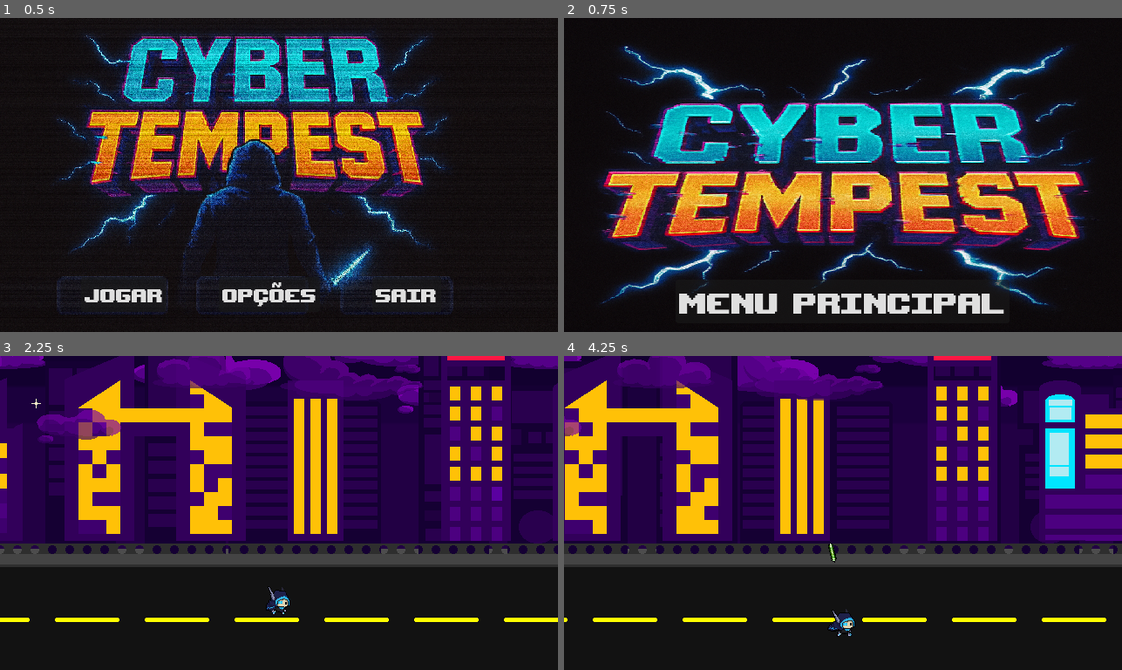
Above: before the commit, frames 1-4 (two rows, left to right).
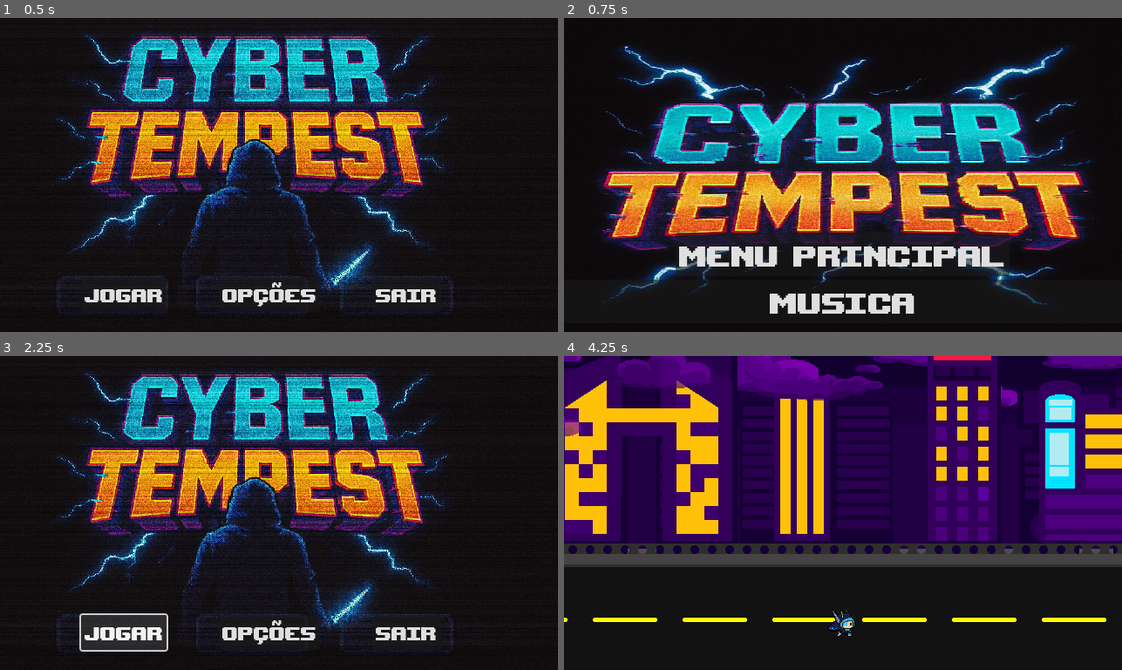
Above: after the commit, the same moments.

Repository: Tomaz-Arlindo/Godot-Survivors
Game: Godot game, scene res://menus/Orquestrador.tscn
Same seed, same stepped clock (60 frames per second), same inputs: the game is played once before the commit and once after it. Sound files missing from this copy of the repository are replaced by a short silence.
Inputs (mouse positions are in pixels of both pictures, inside the frame that each line leads up to):
- Up to frame 1 (0.5 s): no input
- Up to frame 2 (0.75 s): click (843, 300) at 0.5 s, where only the run after the commit has a clickable "musica"
- Up to frame 3 (2.25 s): click "Menu Principal" at 1.25 s; click "jogar" at 2 s
- Up to frame 4 (4.25 s): hold D (right) 2.78-3.53 s; hold S (down) from 3.53 s (still down)

Frame 1 is identical in both runs. In frame 2, 7.3% of the frame differs, in the area x 6-87%, y 68-95%; in frame 3, 70%, in the area x 0-100%, y 0-95%; in frame 4, less than 0.1%.

Commit message:
adicionando Musica, sfx e botao musica

Diff:
--- a/Player/Attack/spear.tscn
+++ b/Player/Attack/spear.tscn
@@ -2,7 +2,7 @@
 
 [ext_resource type="Texture2D" uid="uid://dfvx6aoywyla7" path="res://Textures/Items/spear.png" id="1_4eukt"]
 [ext_resource type="Script" uid="uid://ceahh12hsfogy" path="res://Player/Attack/spear.gd" id="1_811t3"]
-[ext_resource type="AudioStream" uid="uid://bfx1hw78ojrkq" path="res://Audio/SoundEffect/spear.mp3" id="3_fehy6"]
+[ext_resource type="AudioStream" uid="uid://go5twp542cx6" path="res://Audio/SoundEffect/laser-shot.mp3" id="3_fehy6"]
 
 [sub_resource type="RectangleShape2D" id="RectangleShape2D_811t3"]
 size = Vector2(7.07107, 24.0416)
@@ -20,7 +20,6 @@
 [node name="CollisionShape2D" type="CollisionShape2D" parent="."]
 position = Vector2(-0.499999, -0.5)
 rotation = -0.785398
-scale = Vector2(1, 1)
 shape = SubResource("RectangleShape2D_811t3")
 
 [node name="Timer" type="Timer" parent="."]
@@ -30,7 +29,7 @@
 
 [node name="snd_play" type="AudioStreamPlayer" parent="."]
 stream = ExtResource("3_fehy6")
-volume_db = -10.0
+volume_db = -20.0
 autoplay = true
 
 [connection signal="timeout" from="Timer" to="." method="_on_timer_timeout"]
--- a/World/world.tscn
+++ b/World/world.tscn
@@ -1,13 +1,14 @@
-[gd_scene load_steps=11 format=3 uid="uid://c5t7034avp45i"]
+[gd_scene load_steps=12 format=3 uid="uid://c5t7034avp45i"]
 
 [ext_resource type="Texture2D" uid="uid://bh4fbsjjuum2b" path="res://Textures/Background/Sky.png" id="1_8a836"]
-[ext_resource type="PackedScene" uid="uid://cc525imf310bj" path="res://Player/player.tscn" id="2_8a836"]
+[ext_resource type="PackedScene" uid="uid://cc525imf310bj" path="res://Player/Player.tscn" id="2_8a836"]
 [ext_resource type="Texture2D" uid="uid://cy2ysfwsa0cyf" path="res://Textures/Background/B-builds.png" id="2_j8job"]
 [ext_resource type="Texture2D" uid="uid://bo374srw4u4gu" path="res://Textures/Background/Moon.png" id="2_yf0ba"]
 [ext_resource type="Texture2D" uid="uid://75yeh33j6yw1" path="res://Textures/Background/F-builds.png" id="3_3f78f"]
 [ext_resource type="Texture2D" uid="uid://b718btmmfc7ui" path="res://Textures/Background/Clouds.png" id="4_k8do8"]
 [ext_resource type="Texture2D" uid="uid://daev4e7wmpl3n" path="res://Textures/Background/Road.png" id="5_bkhv4"]
 [ext_resource type="PackedScene" uid="uid://brvcbiids43hp" path="res://Utility/enemy_spawner.tscn" id="8_eidgh"]
+[ext_resource type="AudioStream" uid="uid://cidyidmoo2u8d" path="res://Audio/SoundEffect/musica 1.mp3" id="9_oe8m4"]
 
 [sub_resource type="WorldBoundaryShape2D" id="WorldBoundaryShape2D_l402w"]
 normal = Vector2(0, 1)
@@ -92,3 +93,8 @@
 position = Vector2(-5, 106)
 
 [node name="EnemySpawner" parent="." instance=ExtResource("8_eidgh")]
+
+[node name="som de fundo" type="AudioStreamPlayer" parent="."]
+stream = ExtResource("9_oe8m4")
+volume_db = -20.0
+autoplay = true
--- a/menus/Control.gd
+++ b/menus/Control.gd
@@ -1,8 +1,12 @@
 extends TextureRect
 
+func _on_jogar_pressed() -> void:
+	$start_mp3.play()
+	await get_tree().create_timer(0.5).timeout
+	get_tree().change_scene_to_file("res://World/world.tscn")
 
-func _on_jogar_pressed() -> void:
-	get_tree().change_scene_to_file("res://World/world.tscn")
+
+
 
 
 func _on_sair_pressed() -> void:
--- a/menus/Orquestrador.gd
+++ b/menus/Orquestrador.gd
@@ -2,9 +2,31 @@
 
 @onready var menu_principal = $Control
 @onready var tela_de_opçoes = $"TelaDeOpçoes"
+@onready var musica = $"TelaDeOpçoes/MarginContainer/VBoxContainer/musica"
+var musica_mutada = false
+
+
 func _on_opções_pressed() -> void:
 	menu_principal.visible = false
 
 
 func _on_menu_principal_pressed() -> void:
 	menu_principal.visible = true
+
+
+func _on_musica_pressed() -> void:
+	musica_mutada = !musica_mutada
+
+	if musica_mutada:
+		AudioServer.set_bus_volume_db(AudioServer.get_bus_index("Master"), -80)
+
+	else:
+		AudioServer.set_bus_volume_db(AudioServer.get_bus_index("Master"), 0)
+
+	atualizar_texto_botao()
+
+func atualizar_texto_botao():
+	if musica_mutada:
+		$"TelaDeOpçoes/MarginContainer/VBoxContainer/musica".text = "🔇 Música: OFF"
+	else:
+		$"TelaDeOpçoes/MarginContainer/VBoxContainer/musica".text = "🔊 Música: ON"
--- a/menus/Orquestrador.tscn
+++ b/menus/Orquestrador.tscn
@@ -1,20 +1,33 @@
-[gd_scene load_steps=5 format=3 uid="uid://bbg25roopyhhn"]
+[gd_scene load_steps=7 format=3 uid="uid://bbg25roopyhhn"]
 
 [ext_resource type="Script" uid="uid://bohgcy7ohhekr" path="res://menus/Orquestrador.gd" id="1_d57mc"]
 [ext_resource type="PackedScene" uid="uid://cicho30w85fxg" path="res://menus/tela_de_opçoes.tscn" id="2_7mcqx"]
 [ext_resource type="PackedScene" uid="uid://lloath5yle5h" path="res://menus/MenuPrincipal.tscn" id="3_6lxoh"]
-[ext_resource type="Texture2D" uid="uid://cdq8fj0tmkayx" path="res://Textures/GUI/Logo.png" id="3_7mcqx"]
+[ext_resource type="AudioStream" uid="uid://dbsddibfvorn5" path="res://Audio/SoundEffect/musica do menu.mp3" id="4_7mcqx"]
+[ext_resource type="AudioStream" uid="uid://dlkowakgpaenb" path="res://Audio/SoundEffect/start game.mp3" id="4_n2dw8"]
+[ext_resource type="Script" uid="uid://bvb80evv0aics" path="res://menus/bg_music.gd" id="5_6lxoh"]
 
 [node name="Orquestrador" type="Node"]
 script = ExtResource("1_d57mc")
 
 [node name="TelaDeOpçoes" parent="." instance=ExtResource("2_7mcqx")]
-texture = ExtResource("3_7mcqx")
 
 [node name="Control" parent="." instance=ExtResource("3_6lxoh")]
 
+[node name="start_mp3" type="AudioStreamPlayer" parent="Control"]
+stream = ExtResource("4_n2dw8")
+volume_db = -20.0
+
+[node name="bg music" type="AudioStreamPlayer" parent="."]
+stream = ExtResource("4_7mcqx")
+volume_db = -20.0
+autoplay = true
+script = ExtResource("5_6lxoh")
+
 [connection signal="pressed" from="TelaDeOpçoes/MarginContainer/VBoxContainer/MenuPrincipal" to="." method="_on_menu_principal_pressed"]
+[connection signal="pressed" from="TelaDeOpçoes/MarginContainer/VBoxContainer/musica" to="." method="_on_musica_pressed"]
 [connection signal="pressed" from="Control/BoxContainer/Opções" to="." method="_on_opções_pressed"]
+[connection signal="finished" from="bg music" to="bg music" method="_on_finished"]
 
 [editable path="TelaDeOpçoes"]
 [editable path="Control"]
--- /dev/null
+++ b/menus/bg_music.gd
@@ -0,0 +1,7 @@
+extends AudioStreamPlayer
+
+
+
+func _on_finished() -> void:
+	$"." .play()
+	pass # Replace with function body.
--- /dev/null
+++ b/menus/start_mp_3.gd
@@ -0,0 +1 @@
+extends AudioStreamPlayer
--- a/menus/tela_de_opçoes.tscn
+++ b/menus/tela_de_opçoes.tscn
@@ -33,3 +33,9 @@
 theme_override_font_sizes/font_size = 46
 text = "Menu Principal
 "
+
+[node name="musica" type="Button" parent="MarginContainer/VBoxContainer"]
+layout_mode = 2
+theme_override_fonts/font = ExtResource("2_r4umr")
+theme_override_font_sizes/font_size = 46
+text = "musica"
Not shown, added: Audio/SoundEffect/falled-sound-effect-278635.mp3.import
Not shown, added: Audio/SoundEffect/laser-shot.mp3.import
Not shown, added: Audio/SoundEffect/musica 1.mp3.import
Not shown, added: Audio/SoundEffect/musica do menu.mp3.import
Not shown, added: Audio/SoundEffect/start game.mp3.import
Not shown, added: menus/bg_music.gd.uid
Not shown, added: menus/start_mp_3.gd.uid
Not shown, added: Audio/SoundEffect/falled-sound-effect-278635.mp3
Not shown, added: Audio/SoundEffect/laser-shot.mp3
Not shown, added: Audio/SoundEffect/musica 1.mp3
Not shown, added: Audio/SoundEffect/musica do menu.mp3
Not shown, added: Audio/SoundEffect/start game.mp3
